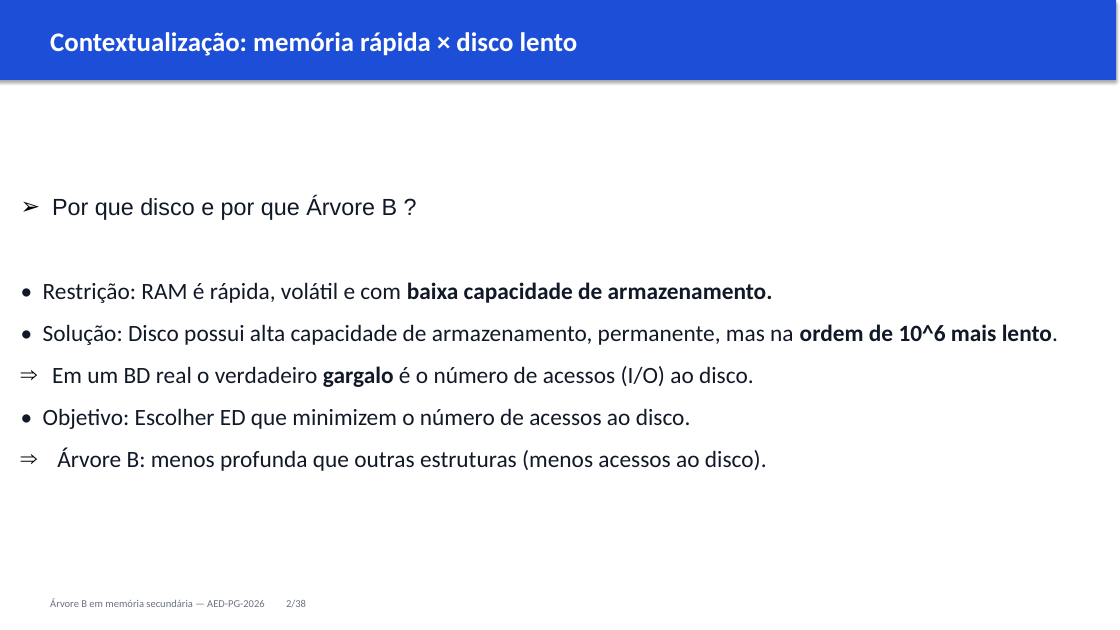
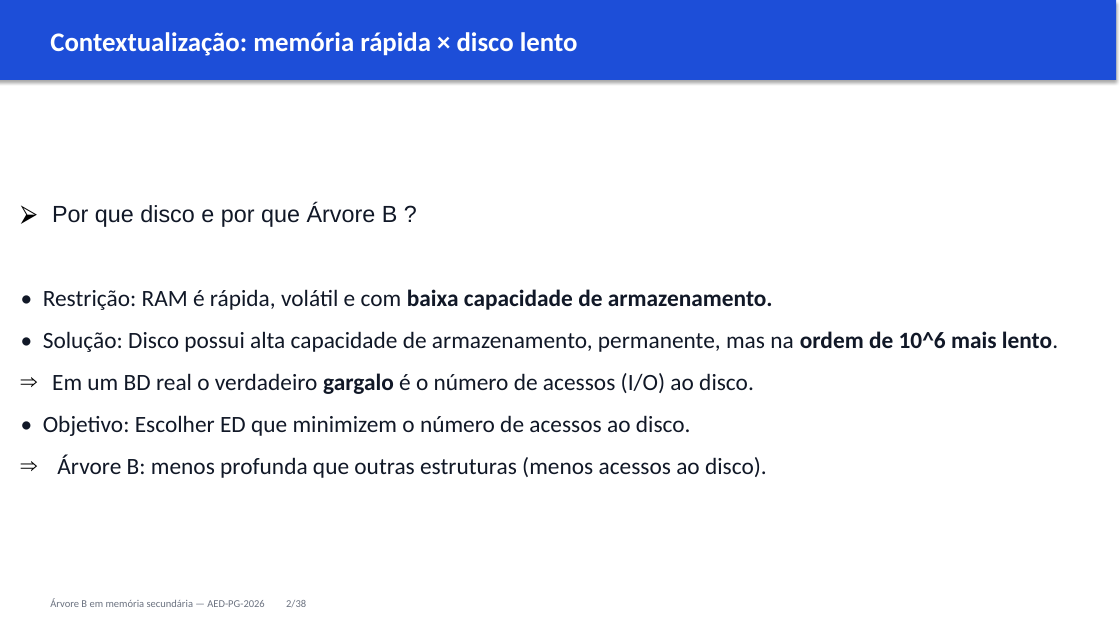
Before and after one commit to cassiotakarada/btree, a slide deck: slide 3 of apresentacao/APRESENTACAO_2_FINAL.pptx. Drawn at 1120x630 pixels with LibreOffice and Linux fonts; fonts in the diff are those of the drawing. Boxes give left, top, right and bottom in pixels: in the first picture for what was removed or moved away, otherwise in the second. Text is boxed around its words. In the diff, an @@ line names an element or a change of style, - is before the commit and + after.

```diff
--- a/apresentacao/APRESENTACAO_2_FINAL.pptx
+++ b/apresentacao/APRESENTACAO_2_FINAL.pptx
@@ text "Por que disco e por ..." at [43,204,1058,478]: bullet ➢ to ⮚; less space between paragraphs @@
@@ text "Árvore B em memória secundária ..." at [50,599,306,608]: less space between paragraphs @@
```
Also in this commit, not shown: 21 other slides changed, 3 slides removed, 8 other files.
